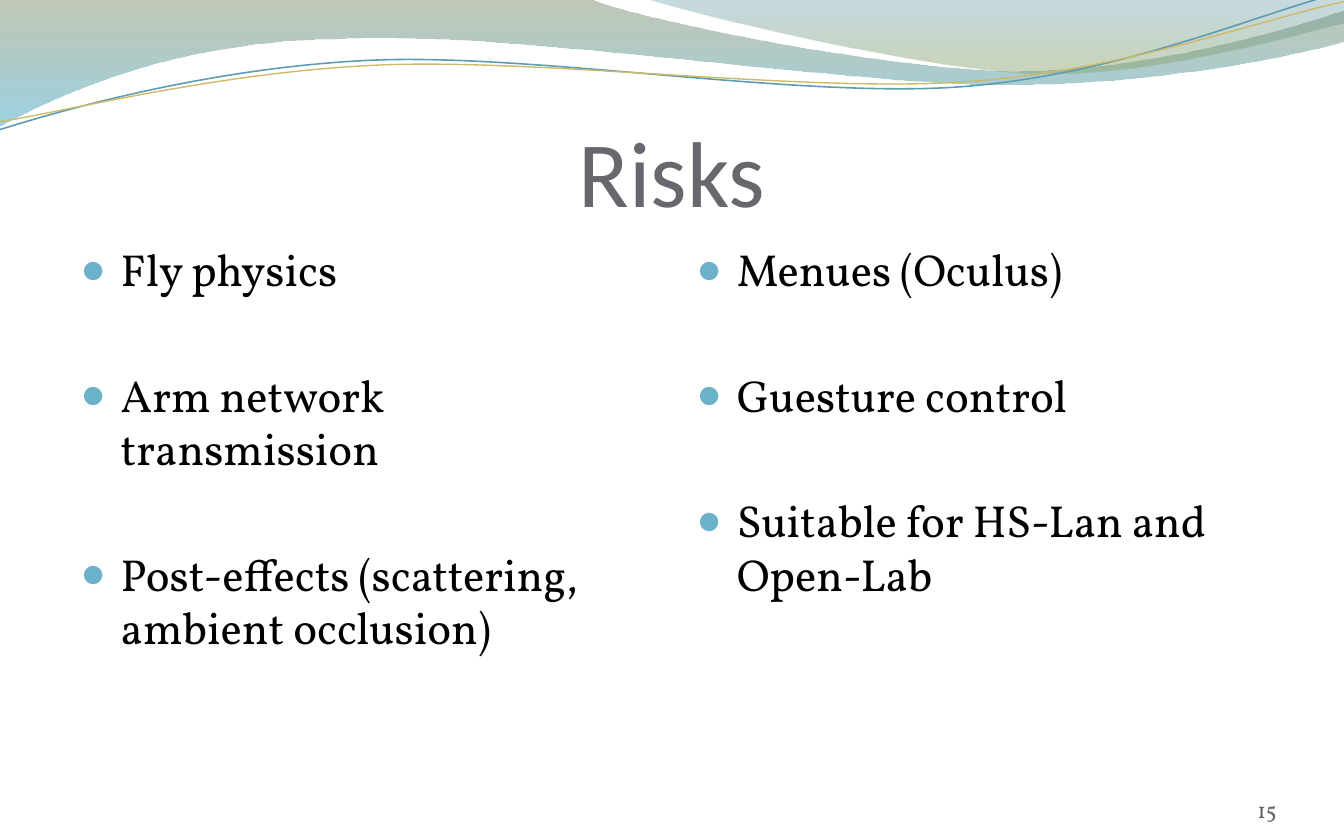
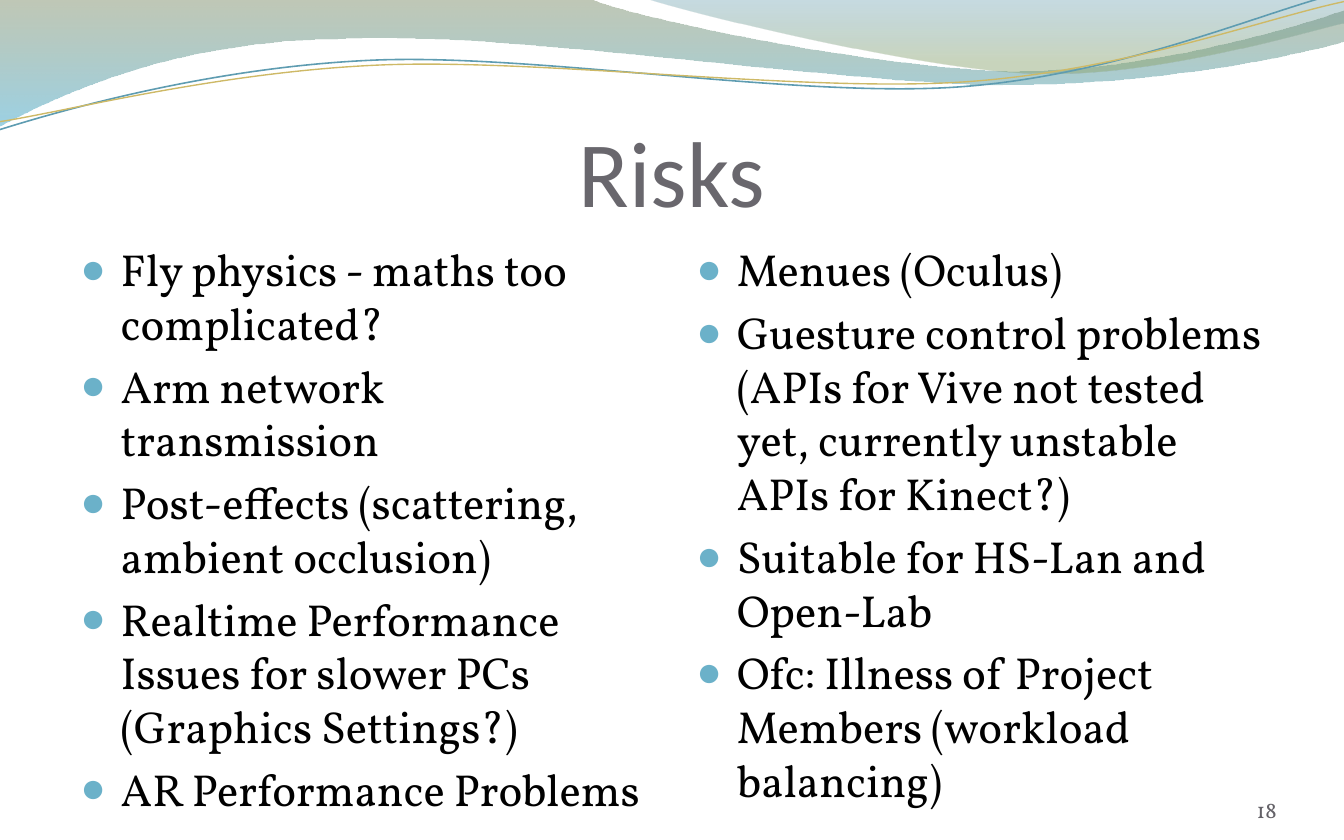
Before and after one commit to andreasdietze/Rift-WingsuitV2, a slide deck: slide 18 of Präsentationen/Projektpräsentation/Project proposal Rift Wingsuit V2.pptx (slide 15 before the commit). Drawn at 1344x840 pixels with LibreOffice and Linux fonts; fonts in the diff are those of the drawing; background and template pictures are left out. Boxes give left, top, right and bottom in pixels: in the first picture for what was removed or moved away, otherwise in the second. Text is boxed around its words. In the diff, an @@ line names an element or a change of style, - is before the commit and + after.

```diff
--- a/Präsentationen/Projektpräsentation/Project proposal Rift Wingsuit V2.pptx
+++ b/Präsentationen/Projektpräsentation/Project proposal Rift Wingsuit V2.pptx
@@ text at box(121, 254, 567, 351): text changed @@
-● Fly physics
+● Fly physics - maths too complicated?
@@ text at box(737, 317, 1261, 522): text changed @@
-● Guesture control
+● Guesture control problems (APIs for Vive not tested yet, currently unstable APIs for Kinect?)
@@ text at box(121, 604, 640, 807): paragraphs added @@
+● Realtime Performance Issues for slower PCs (Graphics Settings?)
+● AR Performance Problems
@@ text at box(737, 657, 1153, 810): paragraph added @@
+● Ofc: Illness of Project Members (workload balancing)
@@ page number at box(1257, 804, 1277, 818): text changed @@
-15
+18
```
Also in this commit, not shown: 3 slides added.
